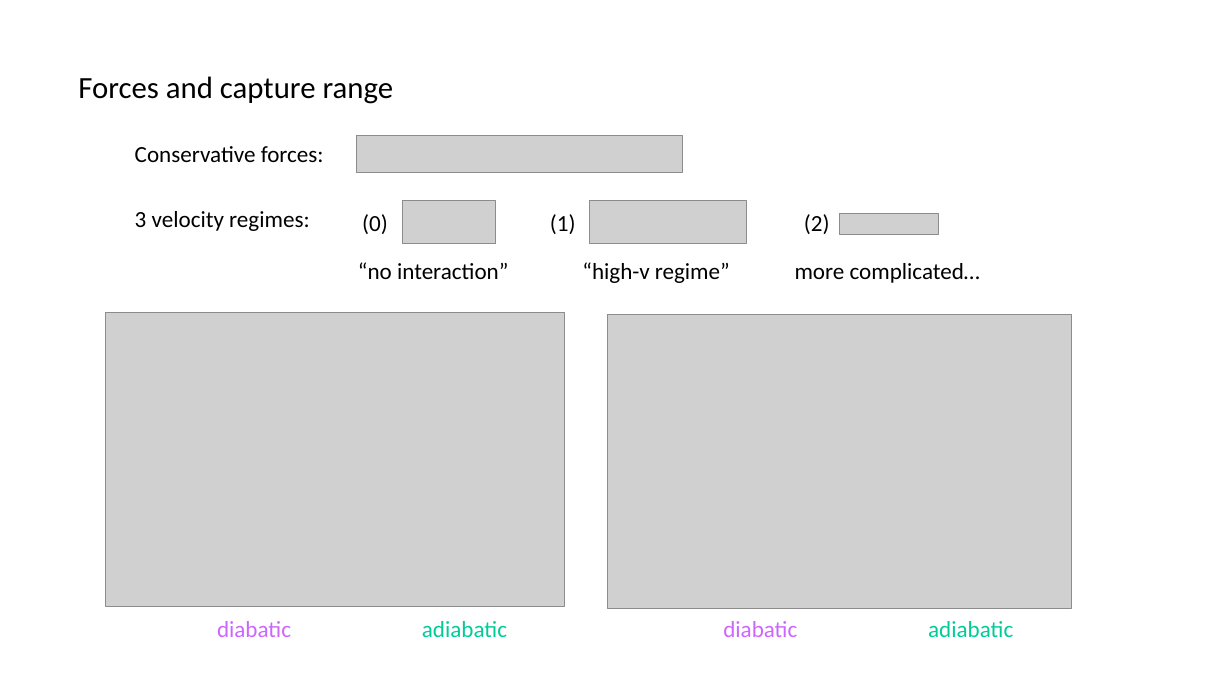
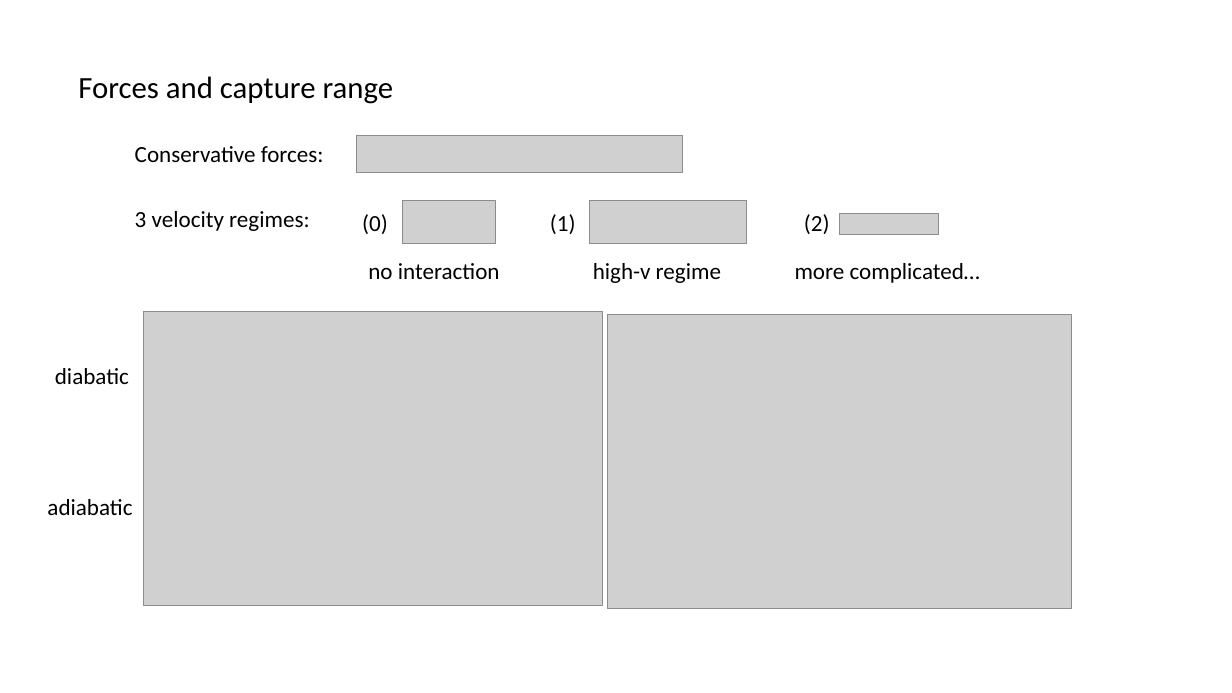
Before and after one commit to huanium/huanium, a slide deck: slide 6 of MIT PhD/ZGS/ZGS -Aug-26-2022/BUI-ZGS-Aug-26-2022.pptx (slide 8 before the commit). Drawn at 1232x693 pixels with LibreOffice and Linux fonts; fonts in the diff are those of the drawing; grey boxes stand for pictures. Boxes give left, top, right and bottom in pixels: in the first picture for what was removed or moved away, otherwise in the second. Text is boxed around its words. In the diff, an @@ line names an element or a change of style, - is before the commit and + after.

```diff
--- a/MIT PhD/ZGS/ZGS -Aug-26-2022/BUI-ZGS-Aug-26-2022.pptx
+++ b/MIT PhD/ZGS/ZGS -Aug-26-2022/BUI-ZGS-Aug-26-2022.pptx
@@ text at [368,263,500,279]: text changed @@
-“no interaction”
+no interaction
@@ text at [593,263,721,283]: text changed @@
-“high-v regime”
+high-v regime
@@ picture: place and size @@
-picture at [105,312,565,606]
+picture at [143,311,603,605]
@@ text "diabatic": place and size @@
-text "diabatic" at [217,621,291,637]
+text "diabatic" at [55,368,129,384]
@@ text "diabatic" at [55,368,129,384]: text colour #CC66FF to #000000 @@
@@ text "adiabatic": place and size @@
-text "adiabatic" at [422,621,507,637]
+text "adiabatic" at [47,499,132,515]
@@ text "adiabatic" at [47,499,132,515]: text colour #00CC99 to #000000 @@
@@ text removed at [723,621,797,637] @@
-diabatic
@@ text removed at [928,621,1013,637] @@
-adiabatic
```
Also in this commit, not shown: 3 other slides changed, 1 slide added, 3 other files.
